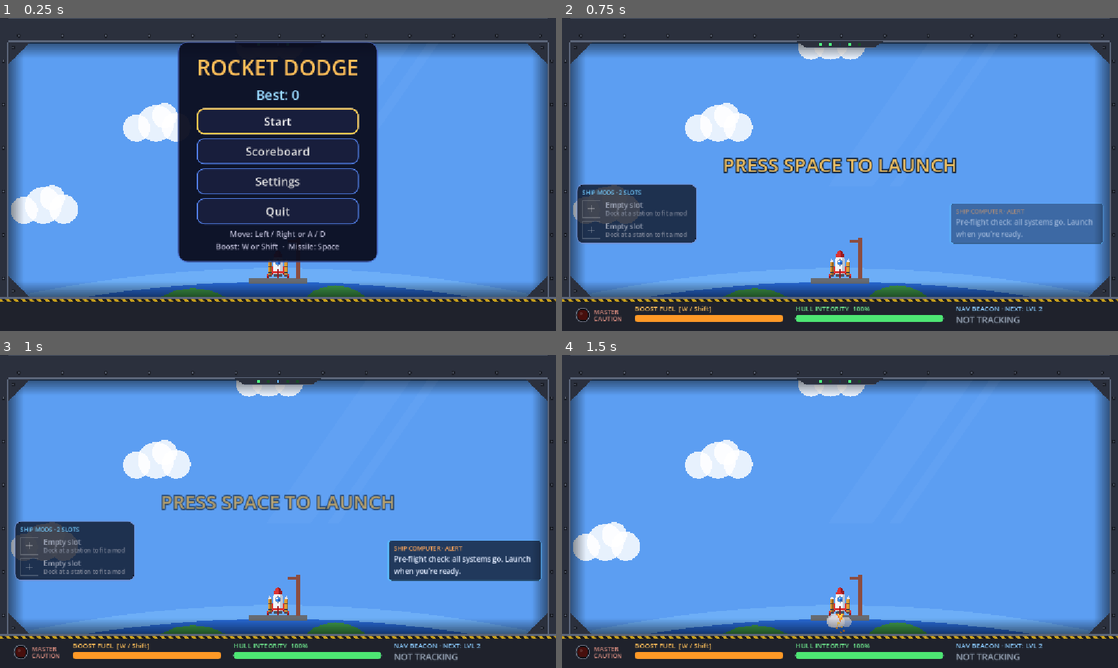
Above: before the commit, frames 1-4 (two rows, left to right).
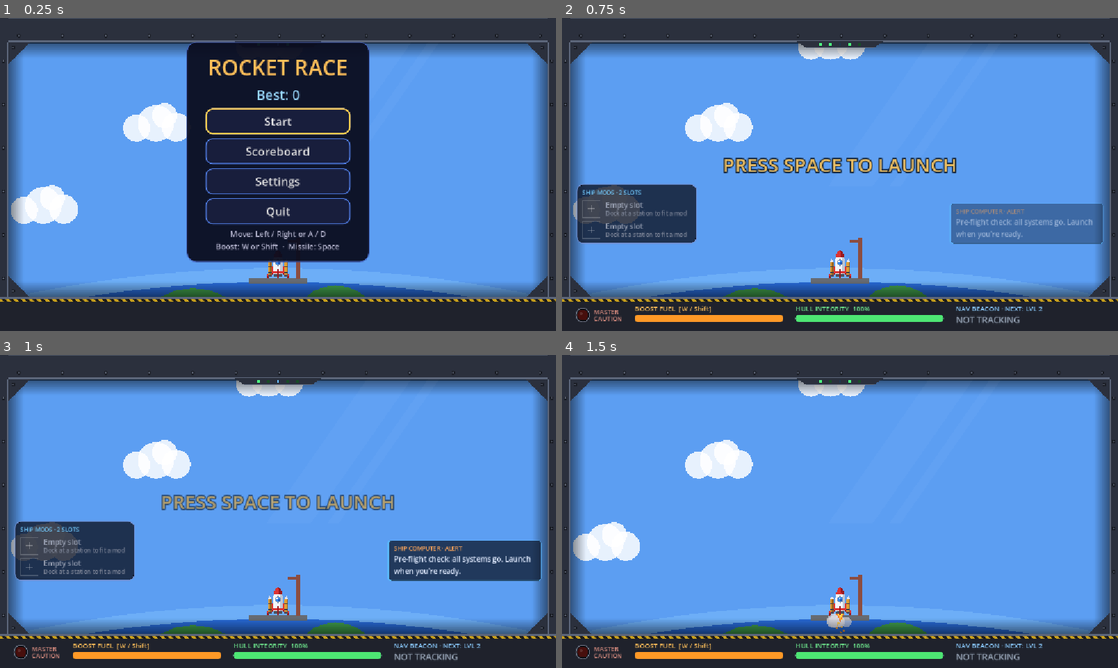
Above: after the commit, the same moments.

Repository: lukebelden/rocket-race
Game: Godot game, scene res://game.tscn
The game is run twice, just before and just after one commit, with the same random seed, the same clock (stepped at 60 frames per second) and the same inputs.
Inputs (mouse positions are in pixels of both pictures, inside the frame that each line leads up to):
- Up to frame 1 (0.25 s): no input
- Up to frame 2 (0.75 s): click "Start" at 0.5 s
- Up to frame 3 (1 s): no input
- Up to frame 4 (1.5 s): tap Space (missile) at 1.25 s; move the mouse to (962, 495) at 1.27 s; hold Right (ui_right) from 1.28 s (still down); hold W (boost) from 1.28 s (still down); click (962, 495) at 1.42 s

The runs differ from the first frame. In frame 1, 4.3% of the frame differs, in the area x 31-68%, y 7-78%; in frame 2, nothing differs; in frame 3, nothing differs; in frame 4, nothing differs.

Commit message:
Rename game to Rocket Race
Co-Authored-By: Claude Opus 5.5 <noreply@anthropic.com>

Diff:
--- a/game.gd
+++ b/game.gd
@@ -1,5 +1,5 @@
 extends Node2D
-## Rocket Dodge: launch from Earth, fly past the planets, dodge the asteroids.
+## Rocket Race: launch from Earth, fly past the planets, dodge the asteroids.
 
 const Obstacle := preload("res://obstacle.gd")
 const Station := preload("res://station.gd")
--- a/game.tscn
+++ b/game.tscn
@@ -525,7 +525,7 @@
 layout_mode = 2
 theme_override_colors/font_color = Color(1, 0.75, 0.35, 1)
 theme_override_font_sizes/font_size = 44
-text = "ROCKET DODGE"
+text = "ROCKET RACE"
 horizontal_alignment = 1
 
 [node name="BestLabel" type="Label" parent="UI/Root/Menu/Panel/VBox"]
--- a/project.godot
+++ b/project.godot
@@ -10,7 +10,7 @@
 
 [application]
 
-config/name="Godot-test-game"
+config/name="Rocket Race"
 run/main_scene="res://game.tscn"
 config/features=PackedStringArray("4.7", "GL Compatibility")
 config/icon="res://icon.svg"
@@ -22,7 +22,7 @@
 
 [dotnet]
 
-project/assembly_name="Godot-test-game"
+project/assembly_name="Rocket Race"
 
 [input_devices]
 
--- a/scoreboard_service.gd
+++ b/scoreboard_service.gd
@@ -4,7 +4,7 @@
 ##
 ## ─── How to connect it later ─────────────────────────────────────────────────────────────
 ## 1. Deploy an endpoint at  <API_URL>/api/scores  (Vercel: an `api/scores.js` file in the repo)
-## 2. Put its base address below, e.g.  const API_URL := "https://rocket-dodge.vercel.app"
+## 2. Put its base address below, e.g.  const API_URL := "https://rocket-dodge-gilt.vercel.app"
 ## 3. Re-export the game. That's it - submitting and the global list start working.
 ##
 ## The endpoint must accept/return JSON:
Not shown, changed: build/web/index.pck
